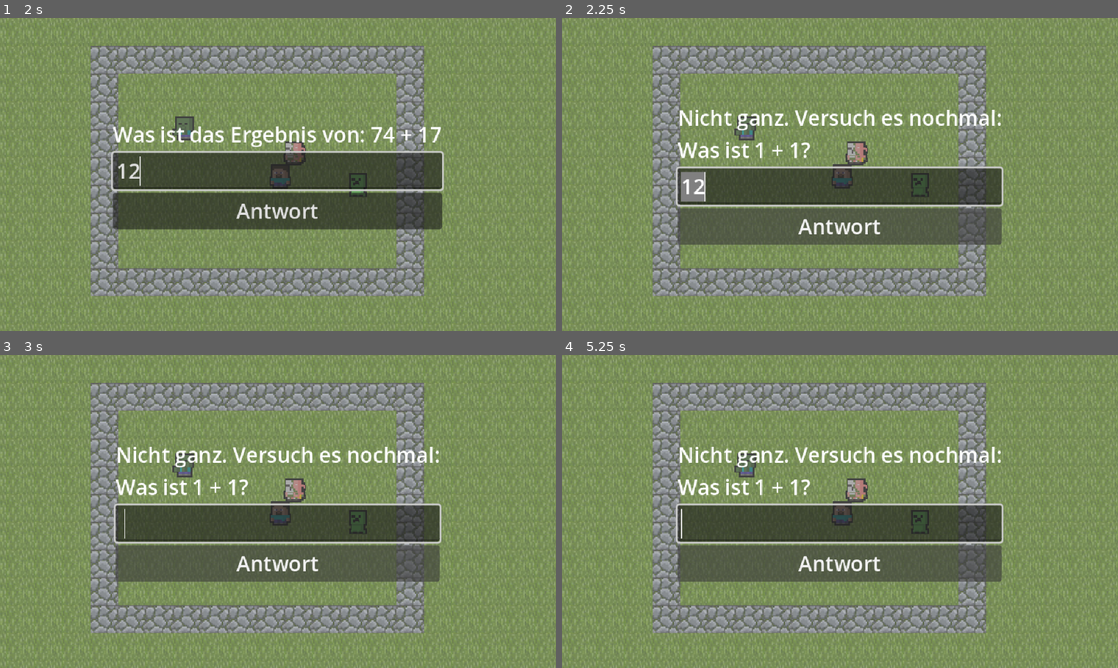
Above: before the commit, frames 1-4 (two rows, left to right).
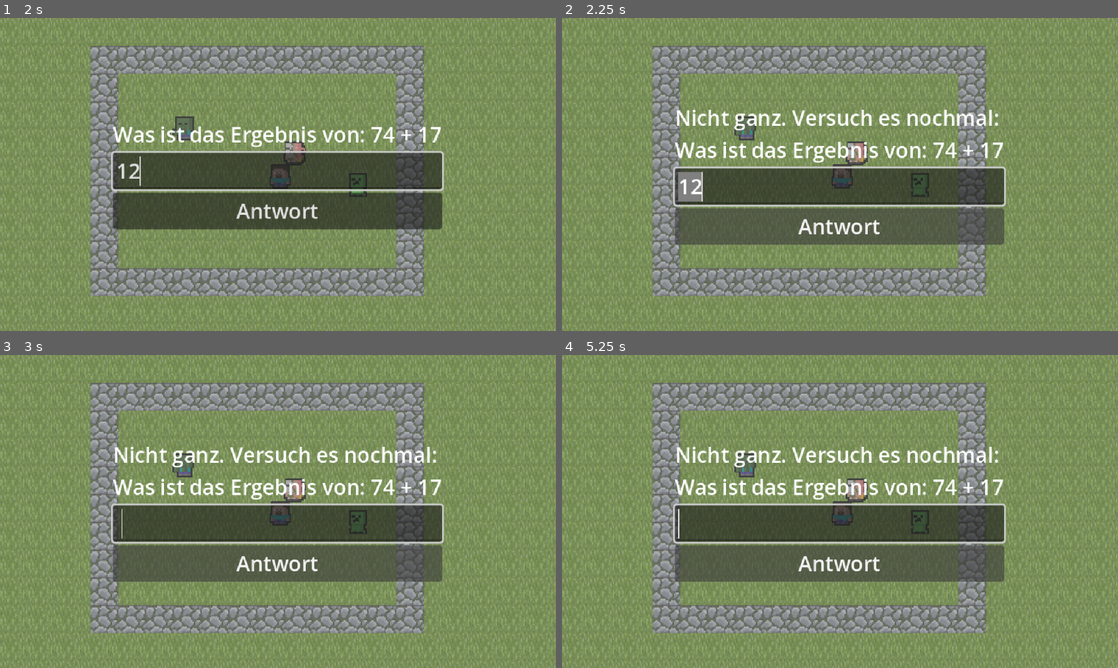
Above: after the commit, the same moments.

Repository: twiederk/MathDungeon
Game: Godot game, scene res://main.tscn
The game is run twice, just before and just after one commit, with the same random seed, the same clock (stepped at 60 frames per second) and the same inputs.
Inputs (mouse positions are in pixels of both pictures, inside the frame that each line leads up to):
- Up to frame 1 (2 s): tap Enter at 0.5 s; hold Right (move_right) 0.53-1.25 s; click (278, 171) at 1.27 s; type "12" at 1.35 s
- Up to frame 2 (2.25 s): click "Antwort" at 2 s
- Up to frame 3 (3 s): tap Space at 2.75 s; hold Down (move_down) from 2.78 s (still down)
- Up to frame 4 (5.25 s): tap Enter at 3.5, 5 s; release Down (move_down) at 3.53 s; hold Right (move_right) 3.53-4.28 s; tap Space at 4.25 s; hold Up (move_up) 4.28-5.03 s; hold Left (move_left) from 5.03 s (still down)

Frame 1 is identical in both runs. In frame 2, 3.7% of the frame differs, in the area x 20-80%, y 29-73%; in frame 3, 3.5%; in frame 4, 3.5%.

Commit message:
Refactored quiz_dialog

Diff:
--- a/godot/quiz_dialog.gd
+++ b/godot/quiz_dialog.gd
@@ -1,95 +1,68 @@
 class_name QuizDialog
 extends Control
-
-const QUESTIONS: Array[Dictionary] = [
-	{"id": "math_1", "question": "Was ist 1 + 1?", "answers": ["2"]},
-	{"id": "math_2", "question": "Was ist 27 + 54?", "answers": ["81"]},
-	{"id": "math_3", "question": "Was ist 42 - 17?", "answers": ["25"]},
-	{"id": "math_4", "question": "Was ist 3 × 6?", "answers": ["18"]}
-]
 
 @onready var label: Label = $CenterContainer/VBoxContainer/Label
 @onready var input: LineEdit = $CenterContainer/VBoxContainer/LineEdit
 @onready var button: Button = $CenterContainer/VBoxContainer/Button
 
 var current_enemy: Node = null
-var current_question: Dictionary = {}
-var question_pool: Array[Dictionary] = []
-var rng := RandomNumberGenerator.new()
-
 var addition_exercise_generator := AdditionExerciseGenerator.new(100)
 var exercise: Exercise
 
 
 func _ready() -> void:
-	# Der Dialog soll Eingaben verarbeiten, auch wenn das Spiel pausiert ist
 	process_mode = Node.PROCESS_MODE_WHEN_PAUSED
 	visible = false
 
 	button.pressed.connect(_on_submit)
 	input.text_submitted.connect(_on_text_submitted)
 
-	# Zufall initialisieren & Fragenpool vorbereiten
-	rng.randomize()
-	_reset_and_shuffle_pool()
 
 func open_for(enemy: Node) -> void:
 	current_enemy = enemy
-	_pick_next_question()
 
-	# UI setzen
 	exercise = addition_exercise_generator.create_exercise()
-	# var message = "Name: %s %s" % [first_name, last_name]
-	label.text = "Was ist das Ergebnis von: " + str(exercise.argument1) + " " + exercise.operator + " " + str(exercise.argument2)
+	label.text = _question()
 	input.text = ""
 	visible = true
 
-	# Alles pausieren
 	get_tree().paused = true
 
 	input.grab_focus()
 
+
 func _on_submit() -> void:
 	_check_answer()
+
 
 func _on_text_submitted(_text: String) -> void:
 	_check_answer()
 
+
 func _check_answer() -> void:
 	var user_answer: int = _norm(input.text).to_int()
-	var accepted: Array = []
-	if current_question.has("answers"):
-		for a in current_question["answers"]:
-			accepted.append(_norm(String(a)))
 
 	if user_answer == exercise.result:
-		# Richtige Antwort → Gegner entfernen, Dialog schließen
 		if is_instance_valid(current_enemy):
 			current_enemy.queue_free()
 		_close_dialog()
 	else:
-		# Feedback bei falscher Antwort, gleiche Frage erneut
-		label.text = "Nicht ganz. Versuch es nochmal:\n" + current_question.get("question", "Frage fehlt")
+		label.text = "Nicht ganz. Versuch es nochmal:\n" + _question()
 		input.select_all()
 		input.grab_focus()
 
+
 func _close_dialog() -> void:
 	visible = false
-	# Spiel fortsetzen
 	get_tree().paused = false
 	current_enemy = null
-	current_question = {}
+	exercise = null
+
 
 func _norm(s: String) -> String:
-	# trim + lowercase (optional: hier könntest du Umlaute normalisieren)
 	return s.strip_edges().to_lower()
 
-func _reset_and_shuffle_pool() -> void:
-	question_pool = QUESTIONS.duplicate()
-	question_pool.shuffle()  # Godot 4: Array.shuffle()
 
-func _pick_next_question() -> void:
-	if question_pool.is_empty():
-		_reset_and_shuffle_pool()
-	# Nächste Frage ziehen (ohne Wiederholung): vom Ende abpoppen
-	current_question = question_pool.pop_back()
+func _question() -> String:
+	# var message = "Name: %s %s" % [first_name, last_name]
+	return "Was ist das Ergebnis von: " + str(exercise.argument1) + " " + exercise.operator + " " + str(exercise.argument2)
